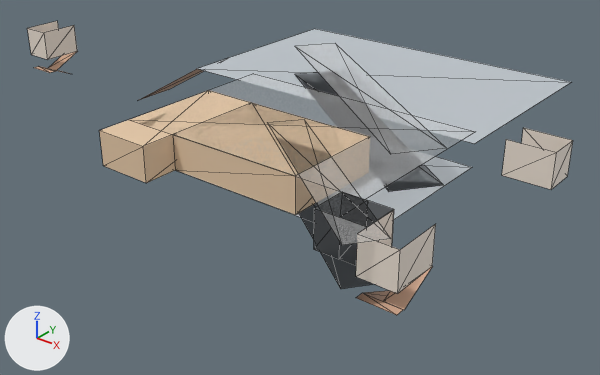
Two versions of the glTF model floors/5F.glb, one commit apart.
Before and after are seen from a 50 mm lens placed at (-11.8, -43.5, 15.1), pointed at (-57.4, 13.5, -20.3). Lighting does not change. The marker at lower left points along +X, +Y and +Z. The older version comes first. Mesh edges are drawn as thin lines. Where no turn or scale is listed for an object, it has been applied to the vertices.

In view in the first picture: 'Cube.019', 'Cube.020', 'Cube.022', 'Cube.023', '立方體.099', '立方體.161', '立方體.162', '立方體.163', '立方體.166', '立方體.167', '立方體.170', '立方體.174', '立方體.175', '立方體.176', '立方體.177', '立方體.178', '立方體.180', '立方體.181', '立方體.182'.
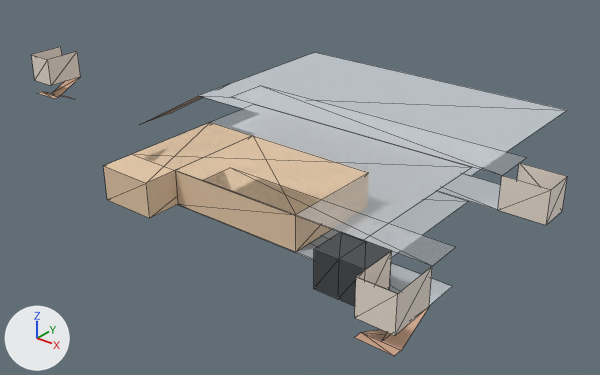
What differs and where, as boxes [x1, y1, x2, y2] in the pictures (600 x 375 px):
'立方體.162', moved
    before: [197, 29, 571, 144]
    after: [198, 52, 567, 176]
'立方體.163', moved
    before: [132, 74, 475, 199]
    after: [134, 104, 472, 240]
'立方體.099', moved
    before: [173, 103, 370, 215]
    after: [176, 136, 368, 252]
'立方體.161', moved
    before: [99, 90, 250, 183]
    after: [104, 123, 251, 218]
'立方體.177', moved
    before: [356, 210, 436, 294]
    after: [355, 251, 432, 335]
'平面.003', added
    after: [231, 86, 526, 175]
'立方體.167', moved
    before: [502, 128, 573, 190]
    after: [498, 163, 567, 225]
'Cube.023', deleted
    before: [295, 43, 445, 154]
'立方體.170', moved
    before: [314, 195, 394, 266]
    after: [314, 232, 391, 306]
'立方體.174', moved
    before: [175, 157, 472, 222]
    after: [179, 191, 469, 260]
'Cube.022', deleted
    before: [269, 120, 390, 245]
'平面', added
    after: [203, 168, 456, 266]
'立方體.180', moved
    before: [27, 21, 77, 60]
    after: [31, 47, 81, 86]
'平面.002', added
    after: [438, 174, 501, 210]
'立方體.176', moved
    before: [383, 267, 432, 310]
    after: [381, 307, 429, 351]
'平面.001', added
    after: [217, 220, 452, 306]
'Cube.019', deleted
    before: [300, 206, 373, 289]
'Cube.020', deleted
    before: [295, 72, 443, 192]
'立方體.175', moved
    before: [356, 293, 403, 315]
    after: [355, 333, 401, 356]
'立方體.166', moved
    before: [139, 69, 204, 100]
    after: [142, 96, 202, 124]
'立方體.181', moved
    before: [47, 52, 76, 71]
    after: [51, 77, 80, 97]
'立方體.178', moved
    before: [365, 291, 390, 301]
    after: [362, 329, 387, 341]
'立方體.182', moved
    before: [34, 66, 55, 73]
    after: [38, 92, 57, 99]

The change, as a list of edits to the scene's bpy script:
```text
Add me_平面_003:
    me_平面_003.from_pydata([(14.3, -2.2, 0.0), (14.3, 2.2, 0.0), (-14.3, -2.2, 0.0), (-14.3, 2.2, 0.0)], [], [(0, 1, 3), (0, 3, 2)])
    me_平面_003.materials.append(mat_material_011)  # white #e7e7e7
Add me_平面_002:
    me_平面_002.from_pydata([(14.3, -2.2, 0.0), (14.3, 2.2, 0.0), (-14.3, -2.2, 0.0), (-14.3, 2.2, 0.0)], [], [(0, 1, 3), (0, 3, 2)])
    me_平面_002.materials.append(mat_material_010)  # light grey #bfc6cc
Add me_平面_001:
    me_平面_001.from_pydata([(10.0, -1.5, 0.0), (10.0, 1.5, 0.0), (-10.0, -1.5, 0.0), (-10.0, 1.5, 0.0)], [], [(0, 1, 3), (0, 3, 2)])
    me_平面_001.materials.append(mat_material_001)  # light grey #bfc6cc
Add me_平面:
    me_平面.from_pydata([(10.0, -1.5, 0.0), (10.0, 1.5, 0.0), (-10.0, -1.5, 0.0), (-10.0, 1.5, 0.0)], [], [(0, 1, 3), (0, 3, 2)])
    me_平面.materials.append(mat_material_011)  # white #e7e7e7
Change ob_立方體_099:
    ob_立方體_099.location: (-50.2, 1.02, -10.5) -> (-50.2, 1.02, -13.5)
Change ob_立方體_178:
    ob_立方體_178.location: (-34.74, -5.91, -15.64) -> (-34.74, -5.91, -18.64)
Change ob_立方體_177:
    ob_立方體_177.location: (-34.73, -5.49, -10.5) -> (-34.73, -5.49, -13.5)
Change ob_立方體_176:
    ob_立方體_176.location: (-34.72, -4.79, -14.14) -> (-34.72, -4.79, -17.14)
Change ob_立方體_175:
    ob_立方體_175.location: (-34.77, -7.19, -15.0) -> (-34.77, -7.19, -18.0)
Change ob_立方體_170:
    ob_立方體_170.location: (-38.27, -4.97, -10.5) -> (-38.27, -4.97, -13.5)
Change ob_立方體_167:
    ob_立方體_167.location: (-33.93, 12.99, -10.5) -> (-33.93, 12.99, -13.5)
Remove ob_cube_019:
    ob_cube_019 = bpy.data.objects.new('Cube.019', me_cube_001)
Change ob_立方體_161:
    ob_立方體_161.location: (-58.72, -0.48, -10.5) -> (-58.72, -0.48, -13.5)
Change ob_立方體_174:
    ob_立方體_174.location: (-51.44, 3.95, -10.5) -> (-51.44, 3.95, -13.5)
Remove ob_cube_020:
    ob_cube_020 = bpy.data.objects.new('Cube.020', me_cube_002)
Change ob_立方體_162:
    ob_立方體_162.location: (-51.44, 23.33, -10.5) -> (-51.44, 23.33, -13.5)
Change ob_立方體_163:
    ob_立方體_163.location: (-51.44, 3.95, -7.5) -> (-51.44, 3.95, -10.5)
Remove ob_cube_022:
    ob_cube_022 = bpy.data.objects.new('Cube.022', me_cube_014)
Remove ob_cube_023:
    ob_cube_023 = bpy.data.objects.new('Cube.023', me_cube_023)
Change ob_立方體_182:
    ob_立方體_182.location: (-89.73, 8.24, -15.0) -> (-89.73, 8.24, -18.0)
Change ob_立方體_181:
    ob_立方體_181.location: (-89.69, 10.65, -14.14) -> (-89.69, 10.65, -17.14)
Change ob_立方體_180:
    ob_立方體_180.location: (-89.69, 9.95, -10.5) -> (-89.69, 9.95, -13.5)
Change ob_立方體_166:
    ob_立方體_166.location: (-76.89, 23.38, -12.4) -> (-76.89, 23.38, -15.4)
Add ob_平面_003:
    ob_平面_003 = bpy.data.objects.new('平面.003', me_平面_003)
    ob_平面_003.location = (-50.15, 13.65, -12.0)
Add ob_平面_002:
    ob_平面_002 = bpy.data.objects.new('平面.002', me_平面_002)
    ob_平面_002.location = (-50.15, 13.65, -15.0)
Add ob_平面_001:
    ob_平面_001 = bpy.data.objects.new('平面.001', me_平面_001)
    ob_平面_001.location = (-43.25, -1.99, -15.0)
Add ob_平面:
    ob_平面 = bpy.data.objects.new('平面', me_平面)
    ob_平面.location = (-43.25, -1.99, -12.0)
```
